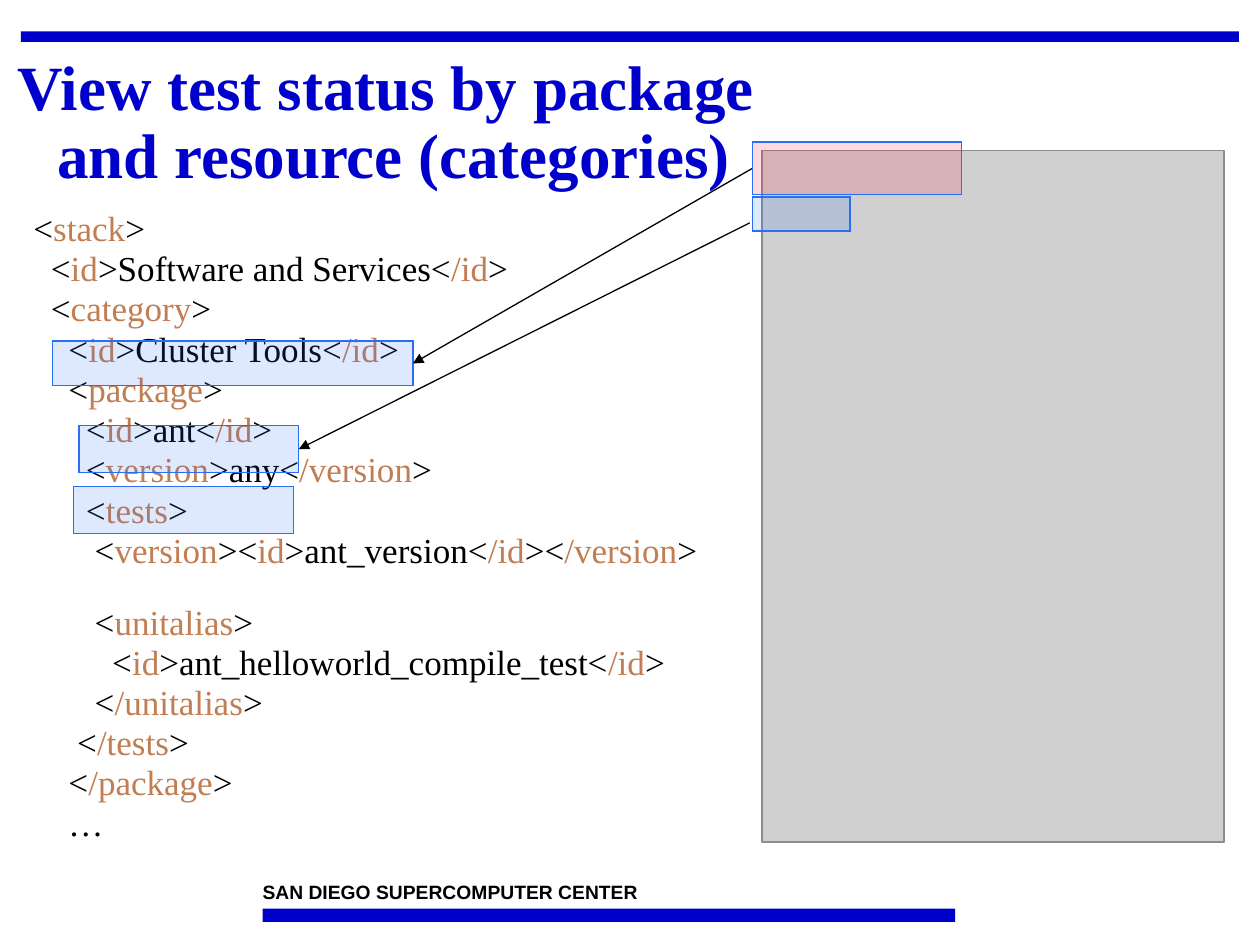
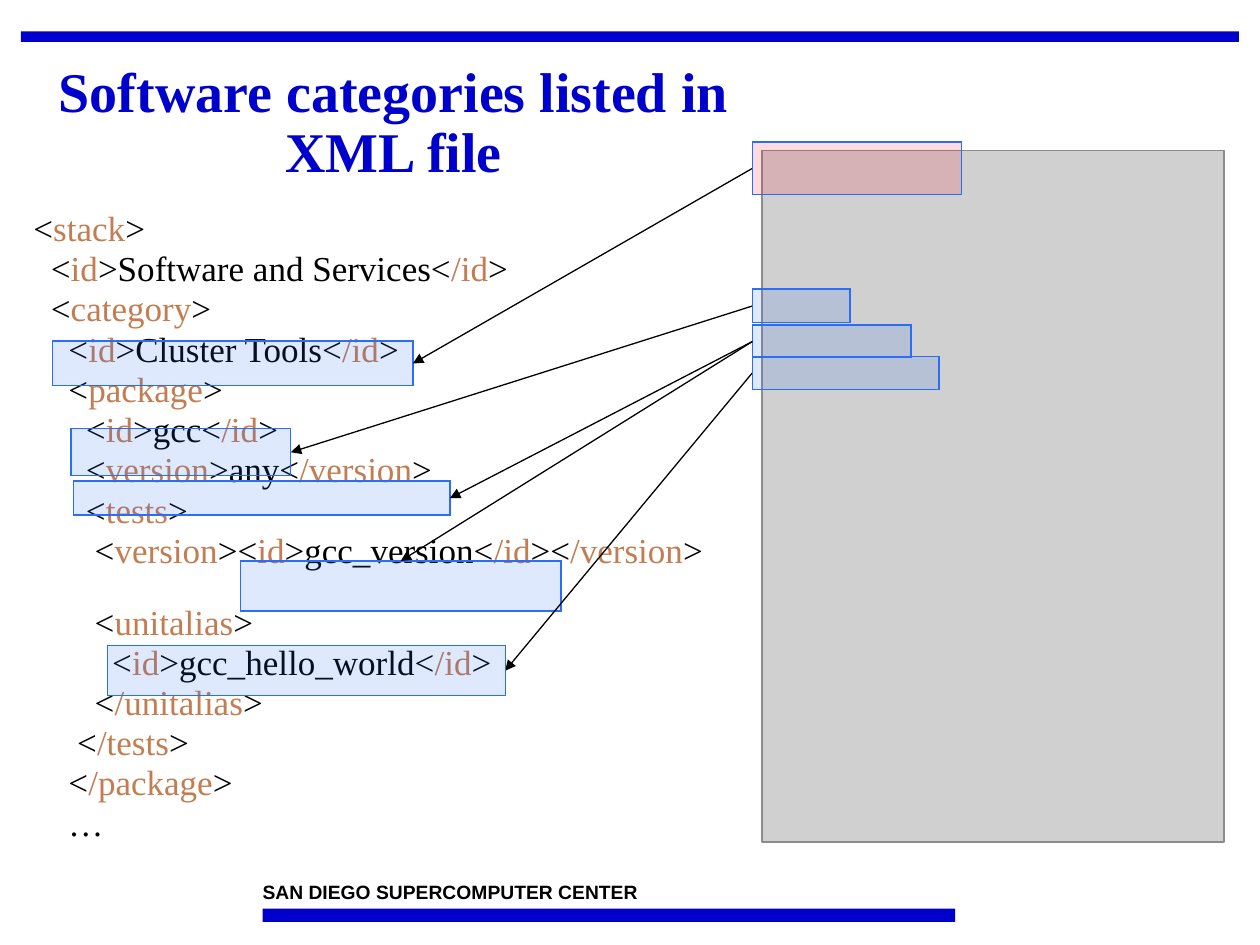
Before and after one commit to IncaProject/inca-xsede, a slide deck: slide 12 of talks/2008workshop/consumer.ppt. Drawn at 1260x945 pixels with LibreOffice and Linux fonts; fonts in the diff are those of the drawing; grey boxes stand for pictures; background and template pictures are left out. Boxes give left, top, right and bottom in pixels: in the first picture for what was removed or moved away, otherwise in the second. Text is boxed around its words. In the diff, an @@ line names an element or a change of style, - is before the commit and + after.

```diff
--- a/talks/2008workshop/consumer.ppt
+++ b/talks/2008workshop/consumer.ppt
@@ title at (59,72,728,173): text changed; size 36 to 32 pt @@
-View test status by package
-and resource (categories)
+Software categories listed in XML file
@@ rectangle: place and size @@
-rectangle at (752,197,850,231)
+rectangle at (752,289,850,323)
@@ arrow moved from (750, 223) - (299, 449) to (752, 306) - (291, 452) @@
@@ rectangle added at (752,325,911,358), fill #2B6EF6 at 15% opacity, outline #2B6EF6 0.74 pt @@
@@ arrow added from (752, 341) to (401, 561), #000000 0.74 pt @@
@@ arrow added from (752, 341) to (450, 498), #000000 0.74 pt @@
@@ rectangle added at (752,357,939,389), fill #2B6EF6 at 15% opacity, outline #2B6EF6 0.74 pt @@
@@ arrow added from (752, 373) to (505, 670), #000000 0.74 pt @@
@@ text at (86,417,278,449): text changed @@
-<id>ant</id>
+<id>gcc</id>
@@ rectangle: place and size @@
-rectangle at (79,426,299,472)
+rectangle at (71,428,290,475)
@@ rectangle: place and size @@
-rectangle at (73,486,292,533)
+rectangle at (73,481,450,515)
@@ text at (95,535,703,570): text changed @@
-<version><id>ant_version</id></version>
+<version><id>gcc_version</id></version>
@@ rectangle added at (241,561,562,611), fill #2B6EF6 at 15% opacity, outline #2B6EF6 0.74 pt @@
@@ rectangle added at (107,645,505,696), fill #2B6EF6 at 15% opacity, outline #2B6EF6 0.74 pt @@
@@ text at (112,650,491,682): text changed @@
-<id>ant_helloworld_compile_test</id>
+<id>gcc_hello_world</id>
```
Also in this commit, not shown: 7 other slides changed, 9 slides added.
